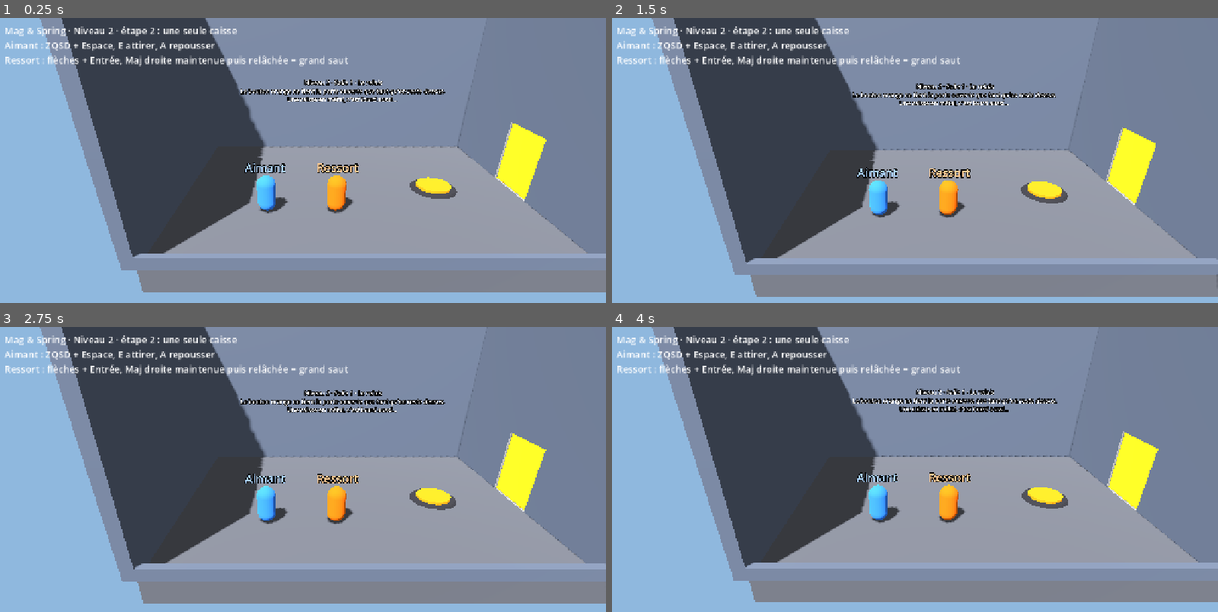
Above: before the commit, frames 1-4 (two rows, left to right).
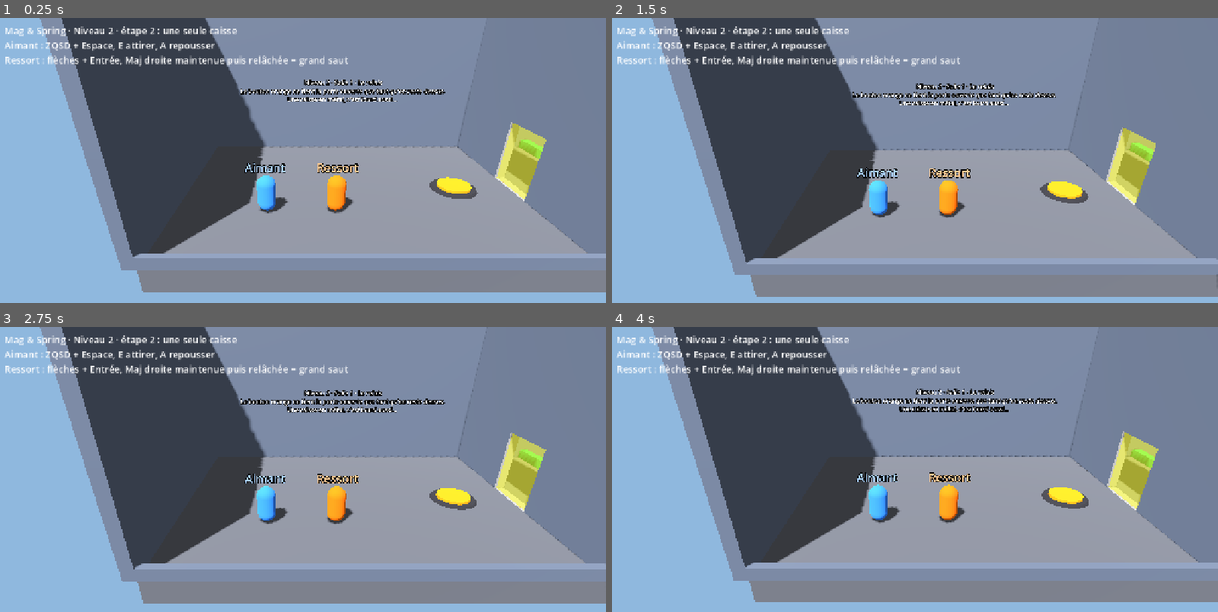
Above: after the commit, the same moments.

Repository: Aphyo/MagSpring
Game: Godot game, scene res://scenes/main.tscn
Same seed, same stepped clock (60 frames per second), same inputs: the game is played once before the commit and once after it.
Inputs:
- Up to frame 1 (0.25 s): no input
- Up to frame 2 (1.5 s): tap Enter at 0.5 s
- Up to frame 3 (2.75 s): no input
- Up to frame 4 (4 s): no input

The runs differ from the first frame. In frame 1, 1.8% of the frame differs, in the area x 67-91%, y 37-64%; in frame 2, 1.8%; in frame 3, 1.9%, in the area x 67-91%, y 37-65%; in frame 4, 1.8%.

Commit message:
Portes semi-transparentes et caisse du relais plus loin de la porte
On ne voyait pas la caisse cachée derrière la porte du niveau 2, et on lui rentrait
dedans en passant. Les portes laissent voir à travers, la caisse attend 2,5 m après
la porte, et le bouton est rapproché pour que l'Aimant l'attire à portée.

Co-Authored-By: Claude Opus 5.5 <noreply@anthropic.com>
Claude-Session: https://claude.ai/code/session_01HXSnhPvu5eQkQv46XWRZmo

Diff:
--- a/assets/materials/porte.tres
+++ b/assets/materials/porte.tres
@@ -1,5 +1,6 @@
 [gd_resource type="StandardMaterial3D" format=3]
 
 [resource]
-albedo_color = Color(0.95, 0.75, 0.15, 1)
+transparency = 1
+albedo_color = Color(0.95, 0.75, 0.15, 0.55)
 roughness = 0.7
--- a/scenes/levels/niveau_2.tscn
+++ b/scenes/levels/niveau_2.tscn
@@ -70,7 +70,7 @@
 size = Vector3(1, 3, 2.6)
 
 [node name="BordureSas" type="CSGBox3D" parent="Decor"]
-transform = Transform3D(1, 0, 0, 0, 1, 0, 0, 0, 1, -5, 0.25, 0)
+transform = Transform3D(1, 0, 0, 0, 1, 0, 0, 0, 1, -4, 0.25, 0)
 size = Vector3(0.5, 0.5, 12)
 material = ExtResource("4_vert")
 
@@ -107,7 +107,7 @@
 outline_size = 12
 
 [node name="BoutonMaintenu" parent="Salle1" instance=ExtResource("5_bouton")]
-transform = Transform3D(1, 0, 0, 0, 1, 0, 0, 0, 1, -12, 0, 0)
+transform = Transform3D(1, 0, 0, 0, 1, 0, 0, 0, 1, -11, 0, 0)
 maintenu = true
 
 [node name="Porte" parent="Salle1" instance=ExtResource("6_porte")]
@@ -115,7 +115,7 @@
 hauteur_ouverture = -3.0
 
 [node name="CaisseRelais" parent="Salle1" instance=ExtResource("3_caisse")]
-transform = Transform3D(1, 0, 0, 0, 1, 0, 0, 0, 1, -6.5, 0.5, 0)
+transform = Transform3D(1, 0, 0, 0, 1, 0, 0, 0, 1, -5.5, 0.5, 0)
 
 
 [node name="Salle2" type="Node3D" parent="."]
